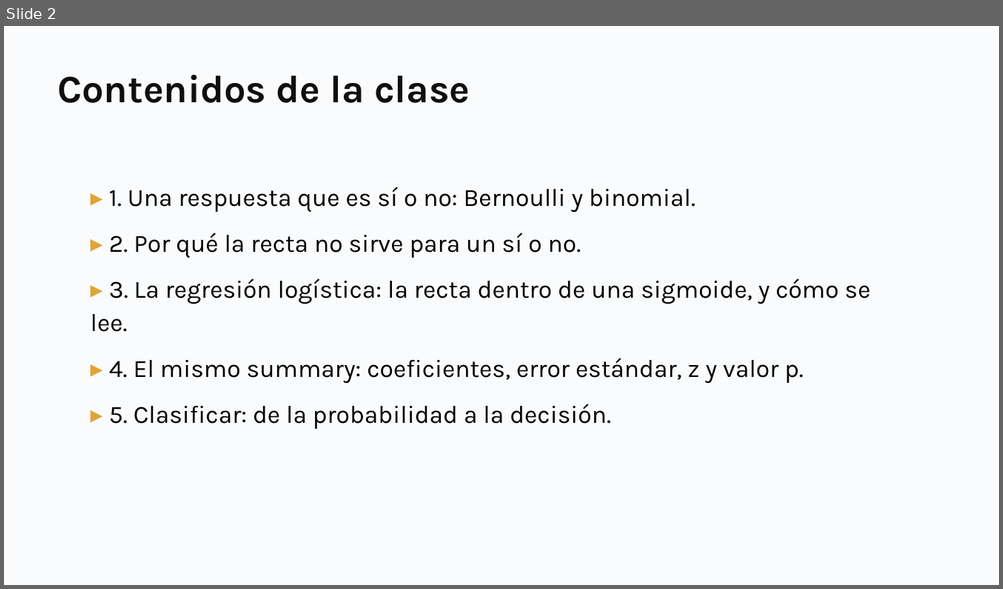
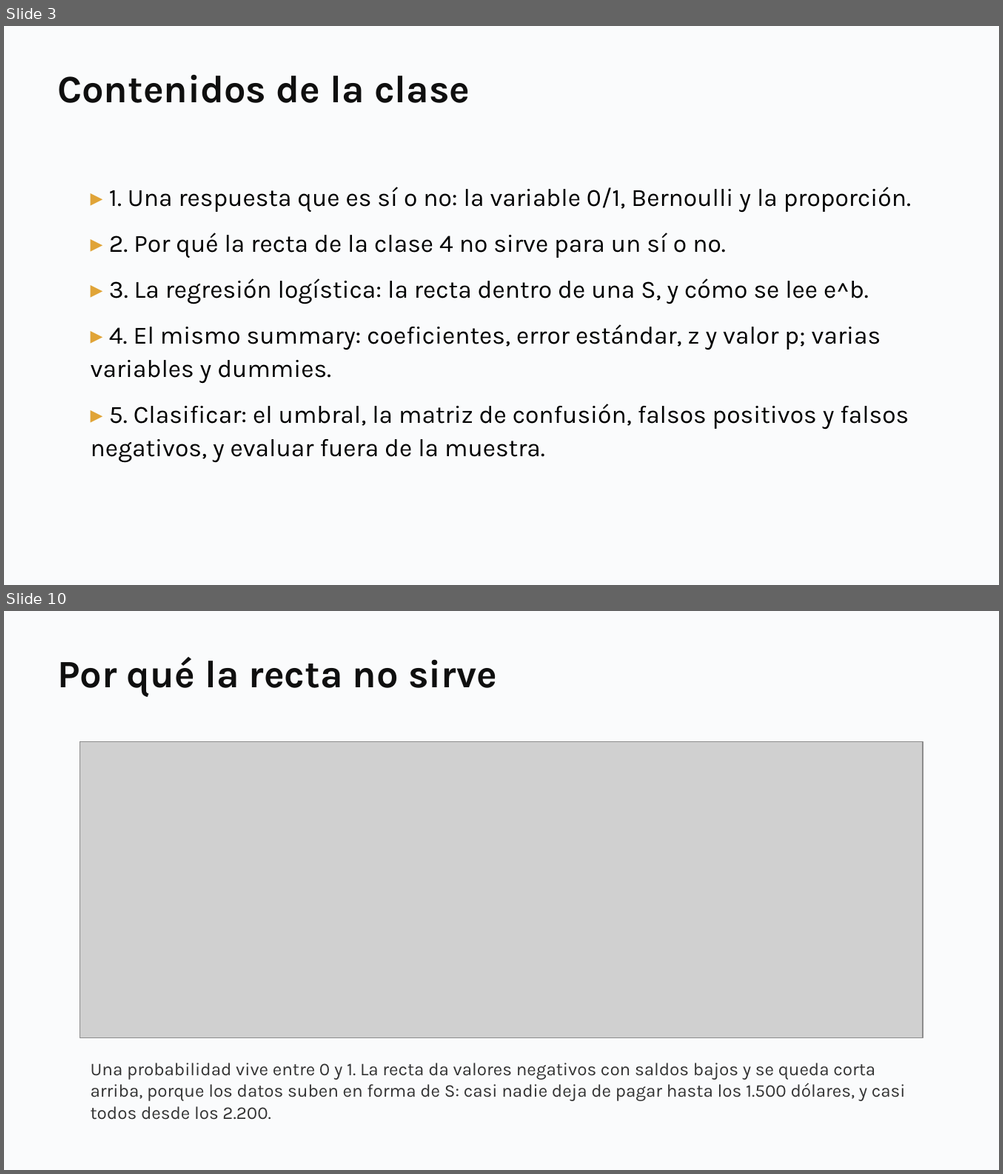
Before and after one commit to daniopitz/diplomado-cdd, a slide deck: presentaciones/clase06_regresion_logistica.pptx. Shown one above the other, each under a label of ours: slide 2 before the commit, slides 3 and 10 after it; the slides between them are not shown. The pictures are 1003x589 and 1003x1174 pixels, drawn with LibreOffice and Linux fonts; fonts in the diff are those of the drawing; grey boxes stand for pictures. Boxes give left, top, right and bottom in pixels: in the first picture for what was removed or moved away, otherwise in the second. Text is boxed around its words. In the diff, an @@ line names an element or a change of style, - is before the commit and + after.

```diff
--- a/presentaciones/clase06_regresion_logistica.pptx
+++ b/presentaciones/clase06_regresion_logistica.pptx
@@ slide 10 added at (4, 611, 999, 1170), background #FFFFFF @@
@@ rectangle added at (4, 611, 999, 1170), fill #FAFBFC @@
@@ text added at (57, 657, 497, 696), 28 pt, text #0F0F0F, bold @@
+Por qué la recta no sirve
@@ picture added at (79, 742, 922, 1039) @@
@@ text added at (91, 1062, 905, 1119), 13 pt, text #333333 @@
+Una probabilidad vive entre 0 y 1. La recta da valores negativos con saldos bajos y se queda corta arriba, porque los datos suben en forma de S: casi nadie deja de pagar hasta los 1.500 dólares, y casi todos desde los 2.200.
@@ what was slide 2 is now slide 3 @@
@@ slide 3 changed as well @@
@@ text at (91, 187, 910, 463): text changed @@
-▸ 1. Una respuesta que es sí o no: Bernoulli y binomial.
-▸ 2. Por qué la recta no sirve para un sí o no.
-▸ 3. La regresión logística: la recta dentro de una sigmoide, y cómo se lee.
-▸ 4. El mismo summary: coeficientes, error estándar, z y valor p.
-▸ 5. Clasificar: de la probabilidad a la decisión.
+▸ 1. Una respuesta que es sí o no: la variable 0/1, Bernoulli y la proporción.
+▸ 2. Por qué la recta de la clase 4 no sirve para un sí o no.
+▸ 3. La regresión logística: la recta dentro de una S, y cómo se lee e^b.
+▸ 4. El mismo summary: coeficientes, error estándar, z y valor p; varias variables y dummies.
+▸ 5. Clasificar: el umbral, la matriz de confusión, falsos positivos y falsos negativos, y evaluar fuera de la muestra.
```
Also in this commit, not shown: 5 other slides changed, 31 other slides added, 5 slides removed, 7 other files.
